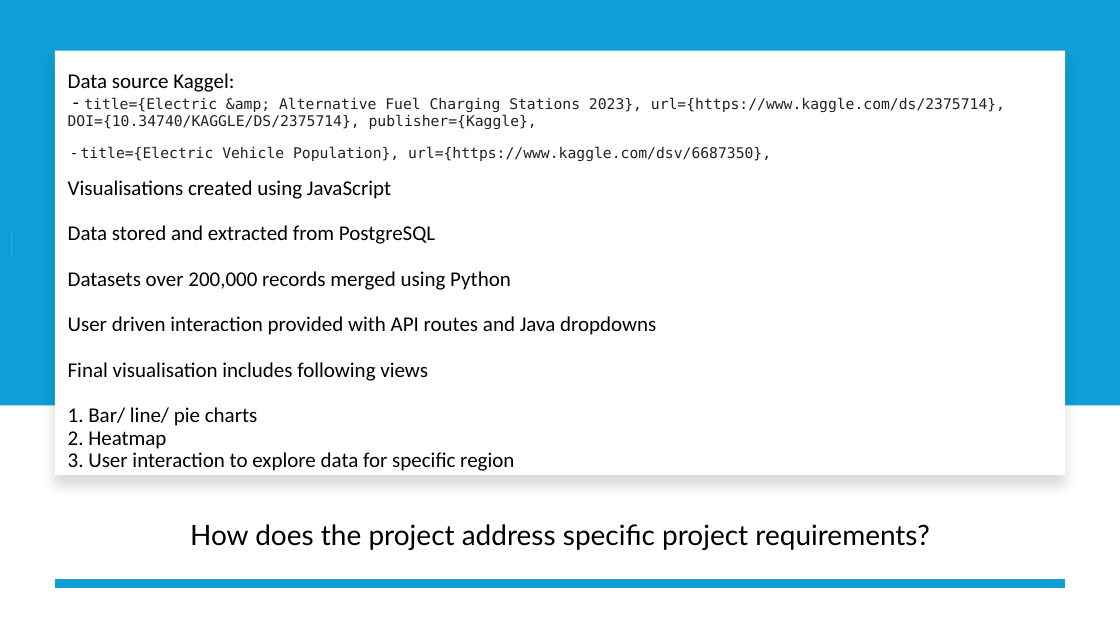
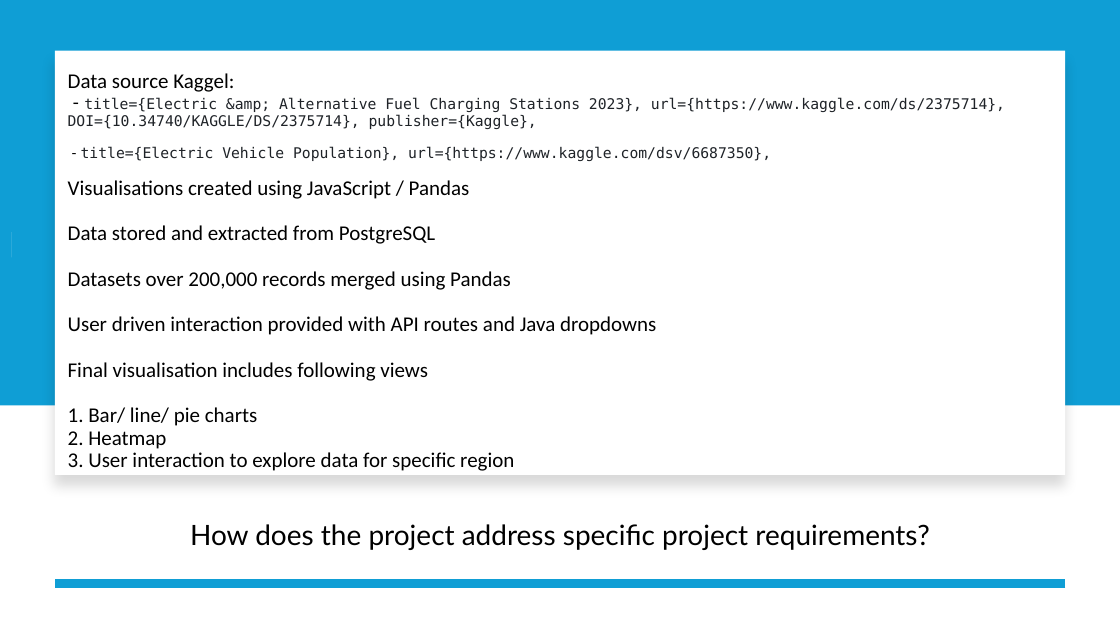
Before and after one commit to Vkrishm/Project3, a slide deck: slide 3 of Project 3 Final/Presentation/Data Visualisation Project.pptx. Drawn at 1120x630 pixels with LibreOffice and Linux fonts; fonts in the diff are those of the drawing. Boxes give left, top, right and bottom in pixels: in the first picture for what was removed or moved away, otherwise in the second. Text is boxed around its words. In the diff, an @@ line names an element or a change of style, - is before the commit and + after.

```diff
--- a/Project 3 Final/Presentation/Data Visualisation Project.pptx
+++ b/Project 3 Final/Presentation/Data Visualisation Project.pptx
@@ title at [68,73,1005,471]: text changed @@
-Data source Kaggel:
-- title={Electric &amp; Alternative Fuel Charging Stations 2023}, url={https://www.kaggle.com/ds/2375714}, DOI={10.34740/KAGGLE/DS/2375714}, publisher={Kaggle},
-- title={Electric Vehicle Population}, url={https://www.kaggle.com/dsv/6687350},
-Visualisations created using JavaScript
-Data stored and extracted from PostgreSQL
-Datasets over 200,000 records merged using Python
-User driven interaction provided with API routes and Java dropdowns
-Final visualisation includes following views
-1. Bar/ line/ pie charts
-2. Heatmap
-3. User interaction to explore data for specific region
+Data source Kaggel:
+- title={Electric &amp; Alternative Fuel Charging Stations 2023}, url={https://www.kaggle.com/ds/2375714}, DOI={10.34740/KAGGLE/DS/2375714}, publisher={Kaggle},
+- title={Electric Vehicle Population}, url={https://www.kaggle.com/dsv/6687350},
+Visualisations created using JavaScript / Pandas
+Data stored and extracted from PostgreSQL
+Datasets over 200,000 records merged using Pandas
+User driven interaction provided with API routes and Java dropdowns
+Final visualisation includes following views
+1. Bar/ line/ pie charts
+2. Heatmap
+3. User interaction to explore data for specific region
```
Also in this commit, not shown: 4 other slides changed, 2 other files.
